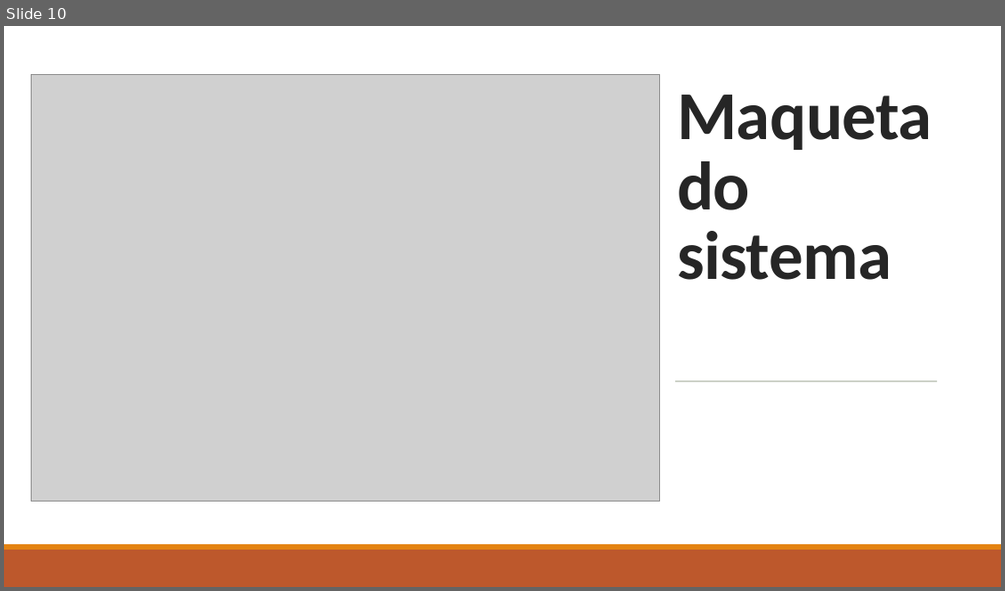
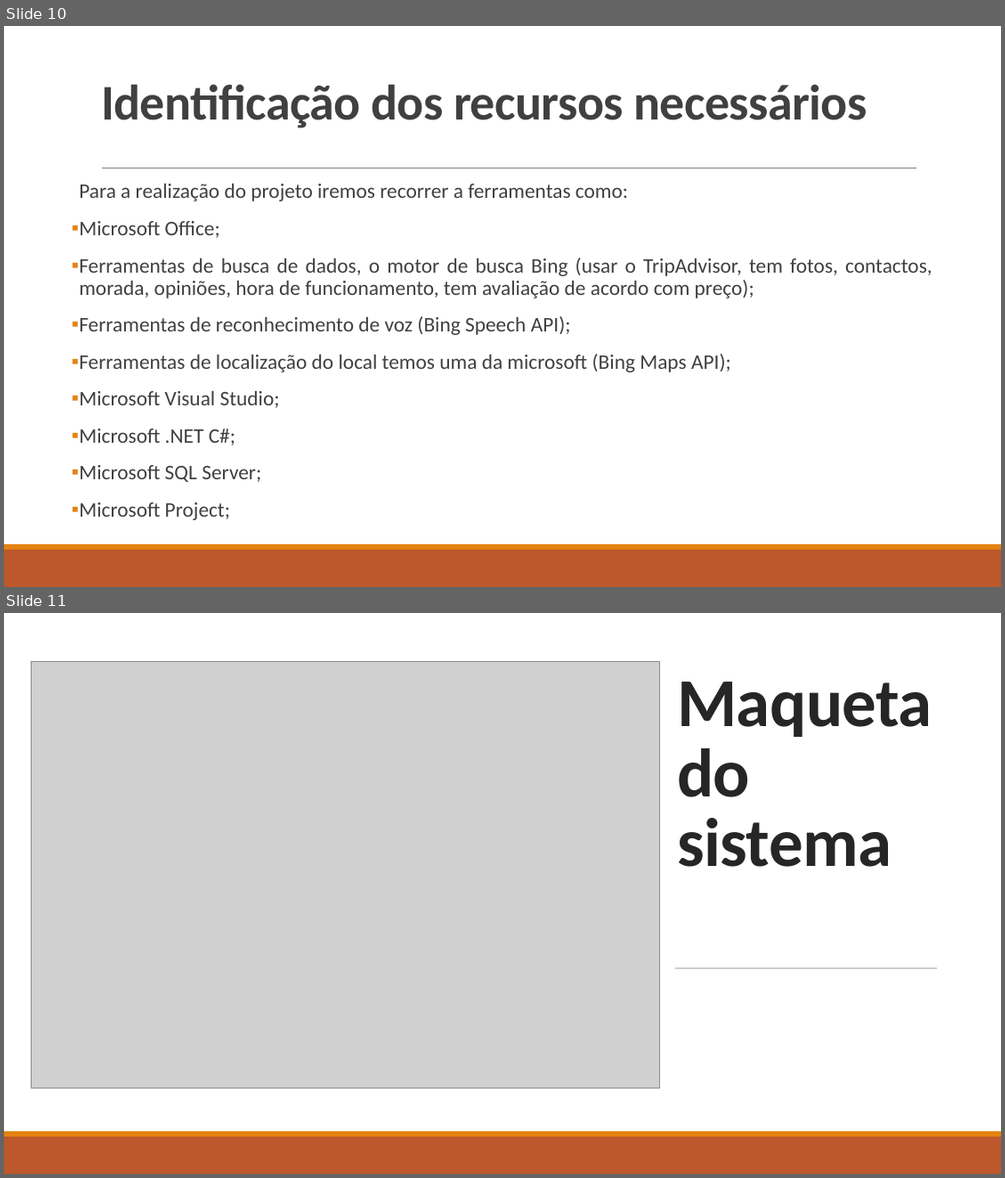
Before and after one commit to natawild/LI4-16-17, a slide deck: Etapa1/Apresentação1fase.pptx. Shown one above the other, each under a label of ours: slide 10 before the commit, slides 10 and 11 after it. The pictures are 1005x591 and 1005x1178 pixels, drawn with LibreOffice and Linux fonts; fonts in the diff are those of the drawing; grey boxes stand for pictures. Boxes give left, top, right and bottom in pixels: in the first picture for what was removed or moved away, otherwise in the second. Text is boxed around its words. In the diff, an @@ line names an element or a change of style, - is before the commit and + after.

```diff
--- a/Etapa1/Apresentação1fase.pptx
+++ b/Etapa1/Apresentação1fase.pptx
@@ slide 10 added at bbox=[4, 26, 1001, 587], background #FFFFFF @@
@@ title added at bbox=[101, 84, 866, 128], 48 pt, text #404040, bold @@
+Identificação dos recursos necessários
@@ text added at bbox=[79, 184, 932, 520], 20 pt, text #404040 @@
+  Para a realização do projeto iremos recorrer a ferramentas como:
+▪ Microsoft Office;
+▪ Ferramentas de busca de dados, o motor de busca Bing (usar o TripAdvisor, tem fotos, contactos, morada, opiniões, hora de funcionamento, tem avaliação de acordo com preço);
+▪ Ferramentas de reconhecimento de voz (Bing Speech API);
+▪ Ferramentas de localização do local temos uma da microsoft (Bing Maps API);
+▪ Microsoft Visual Studio;
+▪ Microsoft .NET C#;
+▪ Microsoft SQL Server;
+▪ Microsoft Project;
@@ line added from (102, 168) to (917, 168), #808080 0.5 pt @@
@@ rectangle added at bbox=[4, 549, 1001, 587], fill #BD582C @@
@@ rectangle added at bbox=[4, 544, 1001, 549], fill #E48312 @@
@@ what was slide 10 is now slide 11 @@
```
Also in this commit, not shown: 11 slides changed, 1 slide removed, 1 other file.
